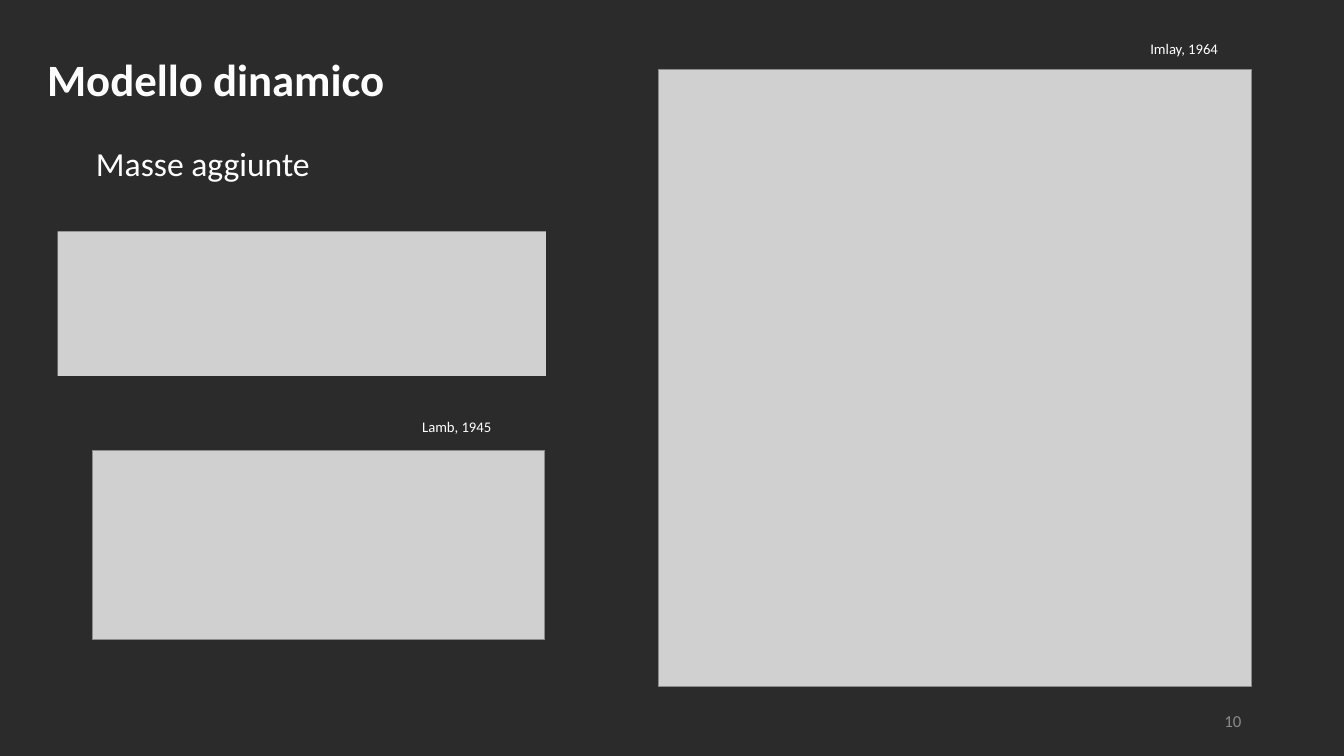
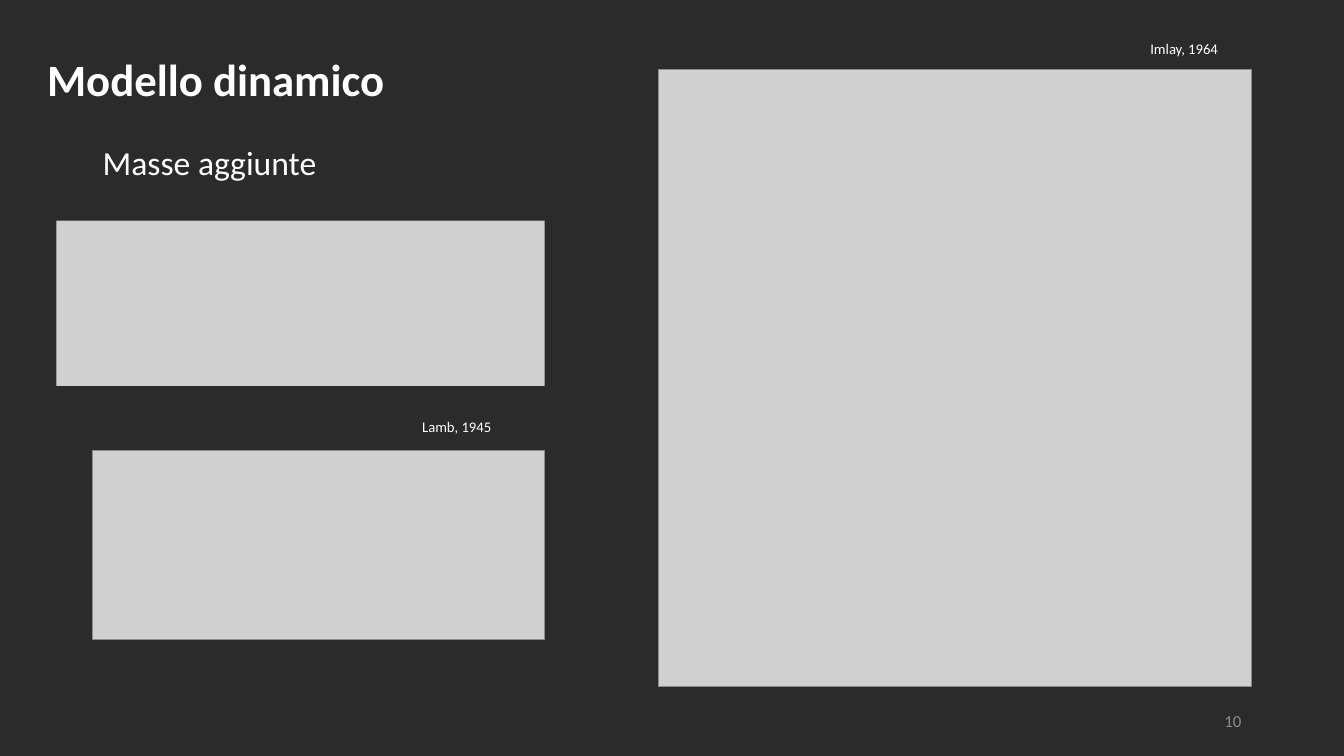
Before and after one commit to polifab/Subacquei_modello, a slide deck: slide 10 of presentazione.pptx. Drawn at 1344x756 pixels with LibreOffice and Linux fonts; fonts in the diff are those of the drawing; grey boxes stand for pictures; background and template pictures are left out; a plain dark background stands for a picture behind light text. Boxes give left, top, right and bottom in pixels: in the first picture for what was removed or moved away, otherwise in the second. Text is boxed around its words. In the diff, an @@ line names an element or a change of style, - is before the commit and + after.

```diff
--- a/presentazione.pptx
+++ b/presentazione.pptx
@@ text "Masse aggiunte": place and size @@
-text "Masse aggiunte" at [96, 153, 309, 182]
+text "Masse aggiunte" at [103, 152, 316, 181]
@@ picture: place and size @@
-picture at [57, 231, 545, 375]
+picture at [56, 221, 544, 386]
```
Also in this commit, not shown: 4 other slides changed.
